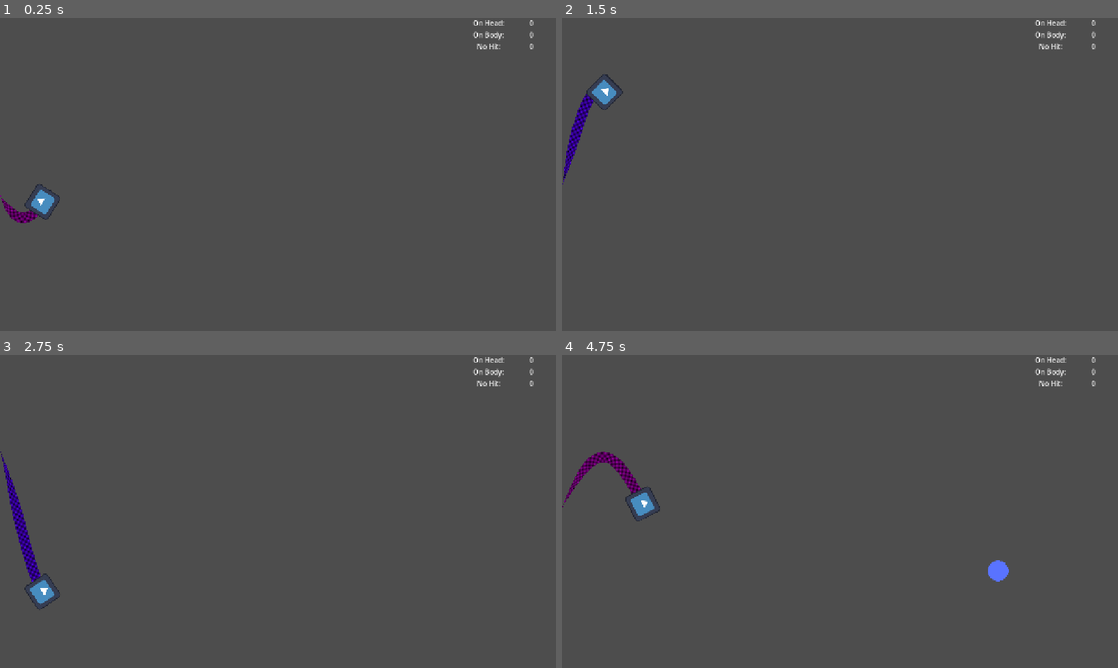
Above: before the commit, frames 1-4 (two rows, left to right).
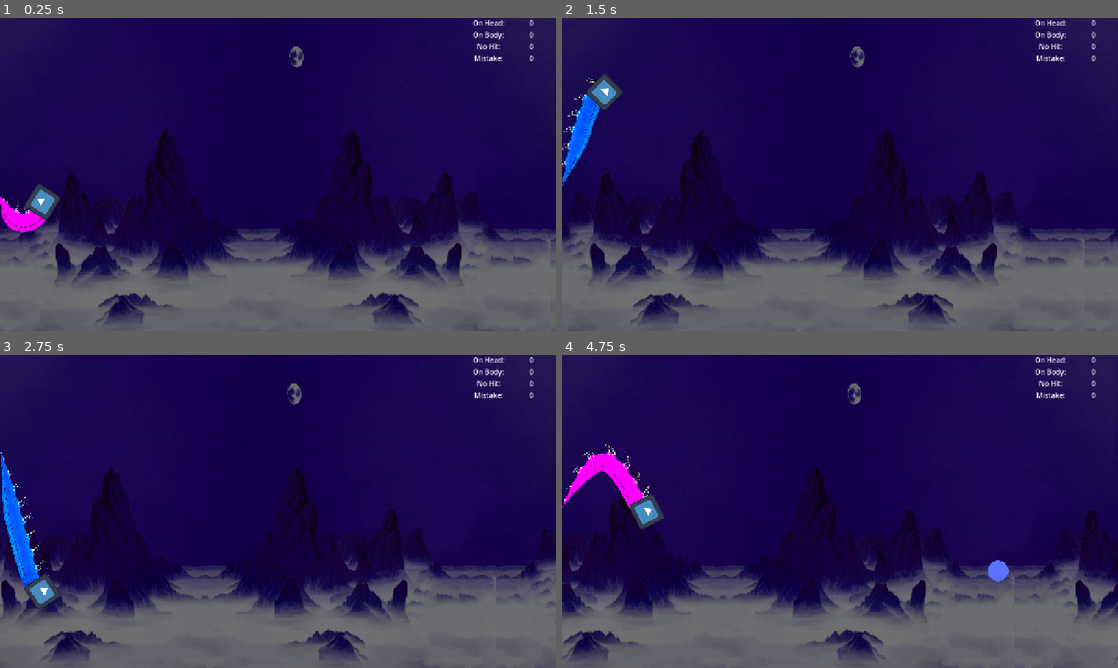
Above: after the commit, the same moments.

Repository: amap1380/waves
Game: Godot game, scene res://scenes/main.tscn
Two runs of this game, one before a commit and one after it. Both use one fixed random seed, a clock stepped at 60 frames per second and the inputs below. The engine's default icon, where the game draws it, is replaced by a stand-in: a white triangle on a blue panel in a dark square.
Inputs:
- Up to frame 1 (0.25 s): no input
- Up to frame 2 (1.5 s): hold Up (up) from 0.53 s (still down)
- Up to frame 3 (2.75 s): release Up (up) at 2.03 s; hold A (left) from 2.03 s (still down)
- Up to frame 4 (4.75 s): release A (left) at 3.53 s; hold Down (down) 3.53-4.28 s; hold D (right) from 4.28 s (still down)

The runs differ from the first frame. In frame 1, 95% of the frame differs, in the area x 0-100%, y 0-100%; in frame 2, 95%; in frame 3, 95%; in frame 4, 95%.

Commit message:
added camera shake glow and parallax bg

Diff:
--- a/project.godot
+++ b/project.godot
@@ -55,3 +55,7 @@
 , Object(InputEventKey,"resource_local_to_scene":false,"resource_name":"","device":-1,"window_id":0,"alt_pressed":false …(186 unchanged characters)…
 ]
 }
+
+[rendering]
+
+viewport/hdr_2d=true
--- a/scenes/head.tscn
+++ b/scenes/head.tscn
@@ -9,9 +9,9 @@
 [node name="Head" type="Area2D"]
 script = ExtResource("1_d75dd")
 
+[node name="CollisionShape2D" type="CollisionShape2D" parent="."]
+shape = SubResource("RectangleShape2D_d75dd")
+
 [node name="HeadSprite" type="Sprite2D" parent="."]
 scale = Vector2(0.5, 0.5)
 texture = ExtResource("2_a7yy4")
-
-[node name="CollisionShape2D" type="CollisionShape2D" parent="."]
-shape = SubResource("RectangleShape2D_d75dd")
--- a/scenes/main.tscn
+++ b/scenes/main.tscn
@@ -1,37 +1,51 @@
-[gd_scene load_steps=4 format=3 uid="uid://sk44x2v00sao"]
+[gd_scene load_steps=8 format=3 uid="uid://sk44x2v00sao"]
 
 [ext_resource type="Script" uid="uid://8go1bifdo0o0" path="res://scripts/main.gd" id="1_jyhfs"]
+[ext_resource type="Script" uid="uid://c51orpd3k7so2" path="res://scripts/camera_2d.gd" id="2_jyhfs"]
 [ext_resource type="PackedScene" uid="uid://cepq1jsbyexcn" path="res://scenes/sine_wave.tscn" id="2_tbgi4"]
 [ext_resource type="PackedScene" uid="uid://cd433od0xoqoc" path="res://scenes/head.tscn" id="3_jyhfs"]
+[ext_resource type="Texture2D" uid="uid://24armb45uw3d" path="res://assets/bg 2.png" id="5_tbgi4"]
+[ext_resource type="Texture2D" uid="uid://b1vs67661kd4y" path="res://assets/bg 1.png" id="5_tefeu"]
+
+[sub_resource type="Environment" id="Environment_sugp2"]
+background_mode = 3
+glow_enabled = true
+glow_blend_mode = 1
+glow_hdr_threshold = 1.5
 
 [node name="Main" type="Node2D"]
 script = ExtResource("1_jyhfs")
+
+[node name="Camera2D" type="Camera2D" parent="."]
+anchor_mode = 0
+script = ExtResource("2_jyhfs")
 
 [node name="SineWave" parent="." instance=ExtResource("2_tbgi4")]
 position = Vector2(0, 360)
 
 [node name="Head" parent="." instance=ExtResource("3_jyhfs")]
+position = Vector2(264, 166)
 
 [node name="Timer" type="Timer" parent="."]
 
-[node name="CanvasLayer" type="CanvasLayer" parent="."]
+[node name="HUD" type="CanvasLayer" parent="."]
 
-[node name="VBoxContainer" type="VBoxContainer" parent="CanvasLayer"]
+[node name="VBoxContainer" type="VBoxContainer" parent="HUD"]
 visible = false
 offset_right = 207.0
 offset_bottom = 66.0
 
-[node name="SlowButton" type="Button" parent="CanvasLayer/VBoxContainer"]
+[node name="SlowButton" type="Button" parent="HUD/VBoxContainer"]
 layout_mode = 2
 disabled = true
 text = "SLOW"
 
-[node name="FastButton" type="Button" parent="CanvasLayer/VBoxContainer"]
+[node name="FastButton" type="Button" parent="HUD/VBoxContainer"]
 layout_mode = 2
 disabled = true
 text = "FAST"
 
-[node name="HBoxContainer" type="HBoxContainer" parent="CanvasLayer"]
+[node name="HBoxContainer" type="HBoxContainer" parent="HUD"]
 anchors_preset = 1
 anchor_left = 1.0
 anchor_right = 1.0
@@ -39,50 +53,99 @@
 offset_bottom = 77.0
 grow_horizontal = 0
 
-[node name="VBoxContainer" type="VBoxContainer" parent="CanvasLayer/HBoxContainer"]
+[node name="VBoxContainer" type="VBoxContainer" parent="HUD/HBoxContainer"]
 layout_mode = 2
 
-[node name="OnHead" type="Label" parent="CanvasLayer/HBoxContainer/VBoxContainer"]
+[node name="OnHead" type="Label" parent="HUD/HBoxContainer/VBoxContainer"]
 layout_mode = 2
 text = "On Head: "
 horizontal_alignment = 1
 
-[node name="OnBody" type="Label" parent="CanvasLayer/HBoxContainer/VBoxContainer"]
+[node name="OnBody" type="Label" parent="HUD/HBoxContainer/VBoxContainer"]
 layout_mode = 2
 text = "On Body: "
 horizontal_alignment = 1
 
-[node name="NoHit" type="Label" parent="CanvasLayer/HBoxContainer/VBoxContainer"]
+[node name="NoHit" type="Label" parent="HUD/HBoxContainer/VBoxContainer"]
 layout_mode = 2
 text = "No Hit: "
 horizontal_alignment = 1
 
-[node name="VBoxContainer2" type="VBoxContainer" parent="CanvasLayer/HBoxContainer"]
+[node name="Mistake" type="Label" parent="HUD/HBoxContainer/VBoxContainer"]
+layout_mode = 2
+text = "Mistake: "
+horizontal_alignment = 1
+
+[node name="VBoxContainer2" type="VBoxContainer" parent="HUD/HBoxContainer"]
 layout_mode = 2
 size_flags_horizontal = 3
 
-[node name="OnHeadScore" type="Label" parent="CanvasLayer/HBoxContainer/VBoxContainer2"]
+[node name="OnHeadScore" type="Label" parent="HUD/HBoxContainer/VBoxContainer2"]
 layout_mode = 2
 size_flags_horizontal = 3
 text = "0"
 horizontal_alignment = 1
 vertical_alignment = 1
 
-[node name="OnBodyScore" type="Label" parent="CanvasLayer/HBoxContainer/VBoxContainer2"]
+[node name="OnBodyScore" type="Label" parent="HUD/HBoxContainer/VBoxContainer2"]
 layout_mode = 2
 size_flags_horizontal = 3
 text = "0"
 horizontal_alignment = 1
 vertical_alignment = 1
 
-[node name="NoHitScore" type="Label" parent="CanvasLayer/HBoxContainer/VBoxContainer2"]
+[node name="NoHitScore" type="Label" parent="HUD/HBoxContainer/VBoxContainer2"]
 layout_mode = 2
 size_flags_horizontal = 3
 text = "0"
 horizontal_alignment = 1
 vertical_alignment = 1
 
+[node name="MistakeScore" type="Label" parent="HUD/HBoxContainer/VBoxContainer2"]
+layout_mode = 2
+size_flags_horizontal = 3
+text = "0"
+horizontal_alignment = 1
+vertical_alignment = 1
+
+[node name="Background" type="CanvasLayer" parent="."]
+layer = -1
+
+[node name="ColorRect" type="ColorRect" parent="Background"]
+anchors_preset = 15
+anchor_right = 1.0
+anchor_bottom = 1.0
+grow_horizontal = 2
+grow_vertical = 2
+color = Color(0, 0, 0, 1)
+metadata/_edit_lock_ = true
+
+[node name="Sky" type="Parallax2D" parent="Background"]
+repeat_size = Vector2(1280, 0)
+autoscroll = Vector2(-2, 0)
+ignore_camera_scroll = true
+
+[node name="Sprite2D" type="Sprite2D" parent="Background/Sky"]
+position = Vector2(-1, 0)
+scale = Vector2(0.45701036, 0.69031644)
+texture = ExtResource("5_tefeu")
+centered = false
+
+[node name="Mountains" type="Parallax2D" parent="Background"]
+repeat_size = Vector2(1280, 0)
+autoscroll = Vector2(-50, 0)
+ignore_camera_scroll = true
+
+[node name="Sprite2D" type="Sprite2D" parent="Background/Mountains"]
+position = Vector2(-1, 0)
+scale = Vector2(0.45701036, 0.69031644)
+texture = ExtResource("5_tbgi4")
+centered = false
+
+[node name="WorldEnvironment" type="WorldEnvironment" parent="."]
+environment = SubResource("Environment_sugp2")
+
 [connection signal="area_entered" from="Head" to="." method="_on_head_area_entered"]
 [connection signal="timeout" from="Timer" to="." method="_on_timer_timeout"]
-[connection signal="pressed" from="CanvasLayer/VBoxContainer/SlowButton" to="." method="_on_slow_button_pressed"]
-[connection signal="pressed" from="CanvasLayer/VBoxContainer/FastButton" to="." method="_on_fast_button_pressed"]
+[connection signal="pressed" from="HUD/VBoxContainer/SlowButton" to="." method="_on_slow_button_pressed"]
+[connection signal="pressed" from="HUD/VBoxContainer/FastButton" to="." method="_on_fast_button_pressed"]
--- a/scenes/sine_wave.tscn
+++ b/scenes/sine_wave.tscn
@@ -1,21 +1,24 @@
-[gd_scene load_steps=7 format=3 uid="uid://cepq1jsbyexcn"]
+[gd_scene load_steps=8 format=3 uid="uid://cepq1jsbyexcn"]
 
 [ext_resource type="Script" uid="uid://i87yldivj2r8" path="res://scripts/sine_wave.gd" id="1_gfbow"]
+[ext_resource type="Texture2D" uid="uid://cbcy4imx7n7wv" path="res://assets/DragonTexture.png" id="2_eijrl"]
+[ext_resource type="Texture2D" uid="uid://dci5g0rvcux1x" path="res://assets/DragonSpineTexture.png" id="3_y67ed"]
 
 [sub_resource type="Gradient" id="Gradient_u5fxv"]
-colors = PackedColorArray(0.3019608, 0.5176471, 0.41960785, 1, 0.3019608, 0.5176471, 0.41960785, 1)
+offsets = PackedFloat32Array(0, 0.99656355, 1)
+colors = PackedColorArray(0, 1, 0.5500002, 1, 0, 1, 0.5500002, 1, 0, 0, 0, 1)
 
 [sub_resource type="Gradient" id="Gradient_eijrl"]
-colors = PackedColorArray(0.64705884, 0.14901961, 0.68235296, 1, 0.64705884, 0.14901961, 0.68235296, 1)
+offsets = PackedFloat32Array(0, 0.99312717, 1)
+colors = PackedColorArray(0.9333334, 0, 1, 1, 0.9333334, 0, 1, 1, 0, 0, 0, 1)
 
 [sub_resource type="Gradient" id="Gradient_y67ed"]
-colors = PackedColorArray(0.34901962, 0.4509804, 1, 1, 0.34901962, 0.4509804, 1, 1)
+offsets = PackedFloat32Array(0.0034364262, 0.97938144, 1)
+colors = PackedColorArray(0, 0.5, 1, 1, 0, 0.5, 1, 1, 0, 0, 0, 1)
 
 [sub_resource type="Curve" id="Curve_gfbow"]
 _data = [Vector2(0, 0), 0.0, 1.970297, 0, 1, Vector2(0.50753766, 1), 0.0, 0.0, 0, 0, Vector2(1, 1), 0.0, 0.0, 1, 0]
 point_count = 3
-
-[sub_resource type="AnimatedTexture" id="AnimatedTexture_gfbow"]
 
 [node name="SineWave" type="Node2D"]
 script = ExtResource("1_gfbow")
@@ -23,9 +26,20 @@
 gradient_2 = SubResource("Gradient_eijrl")
 gradient_3 = SubResource("Gradient_y67ed")
 
-[node name="Line2D" type="Line2D" parent="."]
+[node name="Body" type="Line2D" parent="."]
 texture_repeat = 2
-width = 24.0
+width = 64.0
 width_curve = SubResource("Curve_gfbow")
-texture = SubResource("AnimatedTexture_gfbow")
+texture = ExtResource("2_eijrl")
 texture_mode = 1
+joint_mode = 1
+antialiased = true
+
+[node name="Spikes" type="Line2D" parent="."]
+texture_repeat = 2
+width = 64.0
+width_curve = SubResource("Curve_gfbow")
+texture = ExtResource("3_y67ed")
+texture_mode = 1
+joint_mode = 1
+antialiased = true
--- /dev/null
+++ b/scripts/camera_2d.gd
@@ -0,0 +1,71 @@
+extends Camera2D
+
+
+#//// type 1 screen shake
+@export_category("Type 1")
+@export var decay : float = 0.8 # Time it takes to reach 0% of trauma
+@export var max_offset : Vector2 = Vector2(100, 75) # Max hor/ver shake in pixels
+@export var max_roll : float = 0.1 # Maximum rotation in radians (use sparingly)
+
+var trauma : float = 0.0 # Current shake strength
+var trauma_power : int = 2 # Trauma exponent. Increase for more extreme shaking
+
+#/// type 2 screen shake
+
+@export_category("Type 2")
+
+var shake_intensity: float = 0.0
+var active_shake_time: float = 0.0
+
+@export var shake_decay: float = 5.0
+
+var shake_time: float = 0.0
+@export var shake_time_speed: float = 20.0
+
+var noise = FastNoiseLite.new()
+
+var shake_rng = RandomNumberGenerator.new()
+
+
+func _ready() -> void:
+	#? Randomize the game seed
+	shake_rng.randomize()
+
+
+func _physics_process(delta: float) -> void:
+	if active_shake_time > 0:
+		shake_time += shake_time_speed * delta
+		offset.x = noise.get_noise_2d(shake_time, 0) * shake_intensity
+		offset.y = noise.get_noise_2d(0, shake_time) * shake_intensity
+
+		shake_intensity = max(shake_intensity - shake_decay * delta, 0)
+	else:
+		offset = lerp(offset, Vector2.ZERO, 10.5*delta)
+	if trauma: # If the camera is currently shaking
+		trauma = max(trauma - decay * delta, 0) # Decay the shake strength
+		shake() # Shake the camera
+
+
+func screen_shake(intensity: float, time: float):
+	shake_rng.randomize()
+	noise.seed = shake_rng.randi()
+	noise.frequency = 2.0
+
+	shake_intensity = intensity
+	active_shake_time = time
+	shake_time = 0.0
+
+
+
+
+## The function to use for adding trauma (screen shake)
+func add_trauma(amount : float) -> void:
+	trauma = min(trauma + amount, 1.0) # Add the amount of trauma (capped at 1.0)
+
+## This function is used to actually apply the shake to the camera
+func shake() -> void:
+	#? Set the camera's rotation and offset based on the shake strength
+	var amount = pow(trauma, trauma_power)
+	rotation = max_roll * amount * randf_range(-1, 1)
+	offset.x = max_offset.x * amount * randf_range(-1, 1)
+	offset.y = max_offset.y * amount * randf_range(-1, 1)
--- a/scripts/main.gd
+++ b/scripts/main.gd
@@ -3,15 +3,17 @@
 @onready var head: Area2D = $Head
 @onready var sine_wave: SineWave = $SineWave
 @onready var timer: Timer = $Timer
+@onready var camera_2d: Camera2D = $Camera2D
 
 enum GameMode{FAST, SLOW}
 @export var gamemode: GameMode = GameMode.FAST
 @export var random: bool = true
 const COLLECTABLE = preload("res://scenes/collectable.tscn")
 
-@onready var on_head_score_label: Label = $CanvasLayer/HBoxContainer/VBoxContainer2/OnHeadScore
-@onready var on_body_score_label: Label = $CanvasLayer/HBoxContainer/VBoxContainer2/OnBodyScore
-@onready var no_hit_score_label: Label = $CanvasLayer/HBoxContainer/VBoxContainer2/NoHitScore
+@onready var on_head_score_label: Label = $HUD/HBoxContainer/VBoxContainer2/OnHeadScore
+@onready var on_body_score_label: Label = $HUD/HBoxContainer/VBoxContainer2/OnBodyScore
+@onready var no_hit_score_label: Label = $HUD/HBoxContainer/VBoxContainer2/NoHitScore
+@onready var mistake_score_label: Label = $HUD/HBoxContainer/VBoxContainer2/MistakeScore
 
 var no_hit_score := 0:
 	set(value):
@@ -29,6 +31,12 @@
 		if on_head_score != value:
 			on_head_score = value
 			on_head_score_label.text = str(value)
+
+var mistake_score := 0:
+	set(value):
+		if mistake_score != value:
+			mistake_score = value
+			mistake_score_label.text = str(value)
 
 var x_pos = 0.0
 # Called when the node enters the scene tree for the first time.
@@ -54,12 +62,18 @@
 		if collectable.check_collision_with_wave(arr, sine_wave.global_position):
 			if collectable.energy_level == sine_wave.energy_level:
 				self.on_body_score += 1
+			else:
+				self.mistake_score += 1
+				camera_2d.add_trauma(0.3)
 			collectable.queue_free()
 
 func _on_head_area_entered(area: Area2D) -> void:
 	if area.is_in_group("Collectables"):
 		if area.energy_level < sine_wave.energy_level:
 			self.on_head_score += 1
+		else:
+			self.mistake_score += 1
+			camera_2d.add_trauma(0.3)
 		area.queue_free()
 
 
@@ -83,6 +97,9 @@
 func _on_collectable_crossed(collectable: Collectable):
 	if sine_wave.energy_level < collectable.energy_level:
 		self.no_hit_score += 1
+	else:
+		self.mistake_score += 1
+		camera_2d.add_trauma(0.3)
 
 func _on_slow_button_pressed() -> void:
 	gamemode = GameMode.SLOW
--- a/scripts/sine_wave.gd
+++ b/scripts/sine_wave.gd
@@ -1,6 +1,9 @@
 extends Node2D
 class_name SineWave
-@onready var line_2d: Line2D = $Line2D
+
+@onready var body: Line2D = $Body
+@onready var spikes: Line2D = $Spikes
+
 
 @export var amplitude = 100.0:
 	set(value):
@@ -43,7 +46,7 @@
 
 	ratio += Input.get_axis("left", "right")*delta * speed / 5.0
 	ratio = clampf(ratio, 0.0, 1.0)
-	number_of_points = int(lerp(100.0, get_viewport_rect().size.x - 200.0, ratio))
+	number_of_points = int(lerp(100.0, get_viewport_rect().size.x - 100.0, ratio))
 	#amplitude = lerpf(200.0, 0.0 , ratio)
 	amplitude += Input.get_axis("down", "up") * delta * speed * 100.0
 	amplitude = clampf(amplitude, -200.0, 200.0)
@@ -54,22 +57,25 @@
 	# energy ranges
 	if energy <= 0.3:
 		energy_level = 1
-		color = Color("4D846B")
-		line_2d.gradient = gradient_1
+		color = Color("00ff8c")
+		body.gradient = gradient_1
 	elif energy > 0.3 and energy < 0.6:
 		energy_level = 2
-		color = Color("A526AE")
-		line_2d.gradient = gradient_2
+		color = Color("ee00ff")
+		body.gradient = gradient_2
 	elif energy >= 0.6:
 		energy_level = 3
-		color = Color("5973FF")
-		line_2d.gradient = gradient_3
+		color = Color("0080ffff")
+		body.gradient = gradient_3
 	else:
 		energy_level = 0
 		color = Color.RED
-		line_2d.gradient = null
+		body.gradient = null
+	#self.modulate = color
+	body.self_modulate = color * 2.0
 	update_array()
-	line_2d.points = arr
+	body.points = arr
+	spikes.points = arr
 	queue_redraw()
 
 func _draw() -> void:
Binary file added: assets/DragonSpineTexture.png
Not shown, added: assets/DragonSpineTexture.png.import
Binary file added: assets/DragonTexture.png
Not shown, added: assets/DragonTexture.png.import
Binary file added: assets/bg 1.png
Not shown, added: assets/bg 1.png.import
Binary file added: assets/bg 2.png
Not shown, added: assets/bg 2.png.import
Not shown, changed: export_presets.cfg
Not shown, added: scripts/camera_2d.gd.uid
